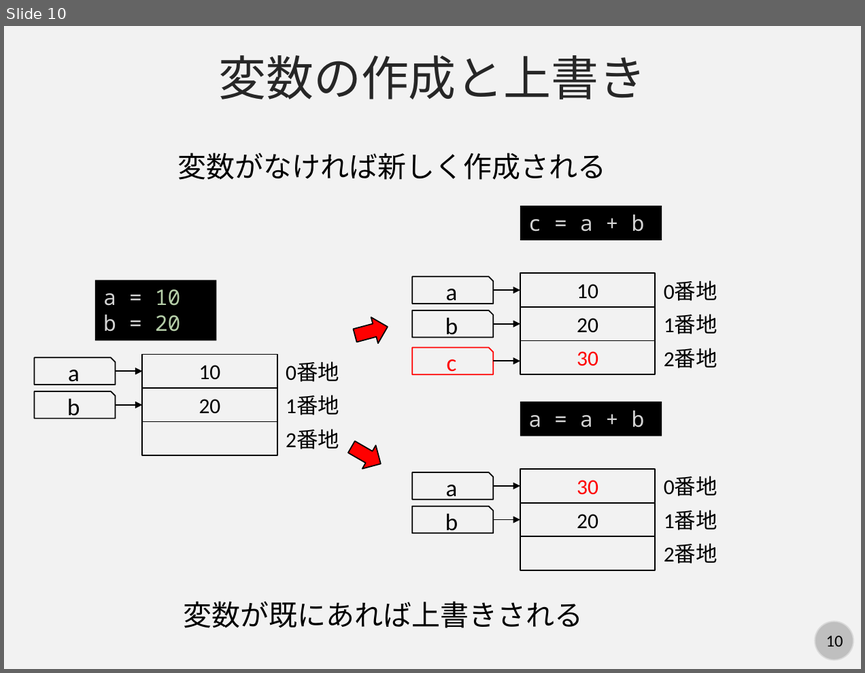
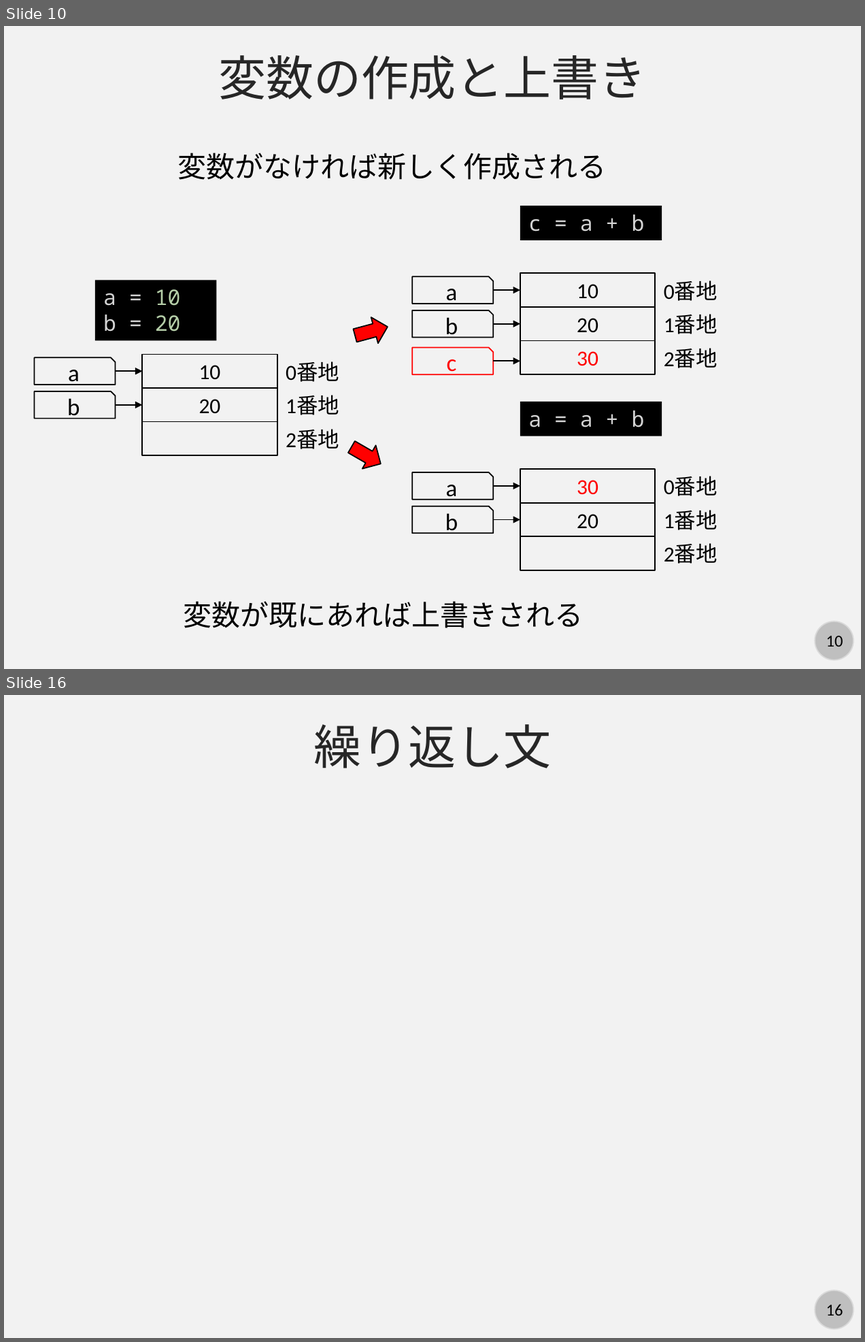
Before and after one commit to kaityo256/python_zero, a slide deck: basic/fig/slide.pptx. Shown one above the other, each under a label of ours: slide 10 before the commit, slides 10 and 16 after it; the slides between them are not shown. The pictures are 865x673 and 865x1342 pixels, drawn with LibreOffice and Linux fonts; fonts in the diff are those of the drawing. Boxes give left, top, right and bottom in pixels: in the first picture for what was removed or moved away, otherwise in the second. Text is boxed around its words. In the diff, an @@ line names an element or a change of style, - is before the commit and + after.

```diff
--- a/basic/fig/slide.pptx
+++ b/basic/fig/slide.pptx
@@ slide 16 added at (4, 695, 861, 1338), background #F2F2F2; not listed: 2 template elements that a slide beside it also shows @@
@@ text added at (313, 724, 551, 768), 40 pt, text #262626 @@
+繰り返し文
```
Also in this commit, not shown: 3 slides changed, 7 other slides added.
